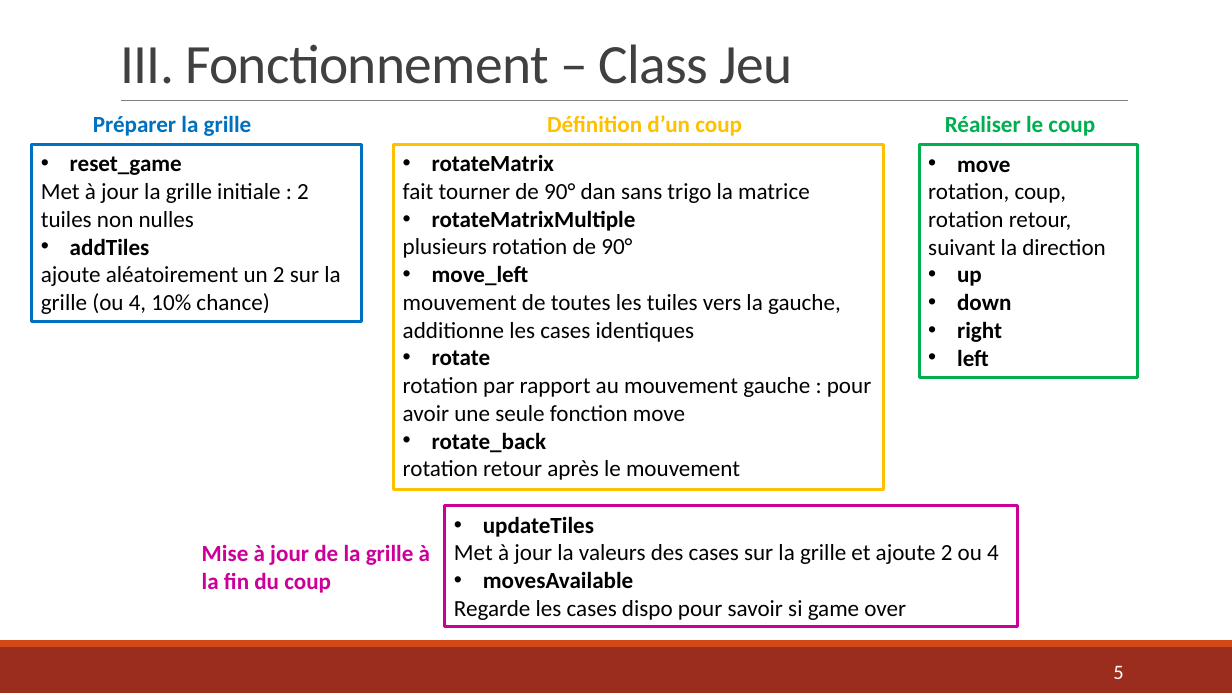
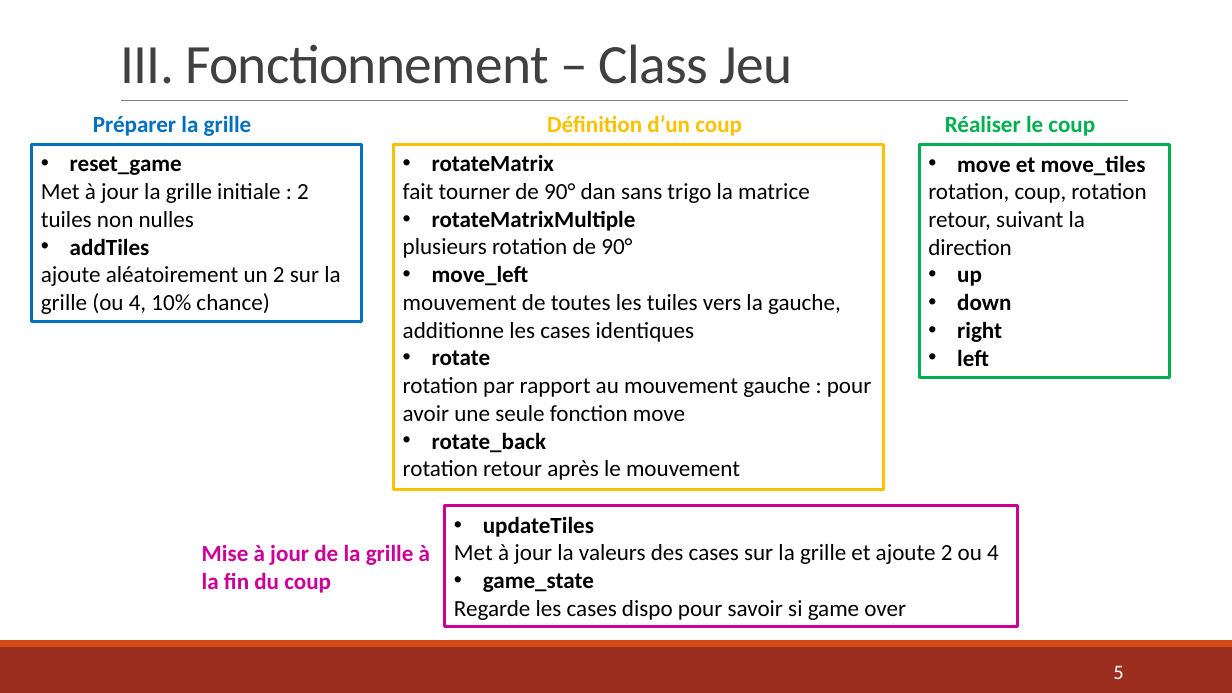
Before and after one commit to AlexandraDarco/prog_2048, a slide deck: slide 5 of Projet Info – Jeu 2048.pptx. Drawn at 1232x693 pixels with LibreOffice and Linux fonts; fonts in the diff are those of the drawing. Boxes give left, top, right and bottom in pixels: in the first picture for what was removed or moved away, otherwise in the second. Text is boxed around its words. In the diff, an @@ line names an element or a change of style, - is before the commit and + after.

```diff
--- a/Projet Info – Jeu 2048.pptx
+++ b/Projet Info – Jeu 2048.pptx
@@ rectangle "move et move_tiles": place and size @@
-rectangle "move et move_tiles" at (920, 144, 1138, 377)
+rectangle "move et move_tiles" at (920, 144, 1170, 377)
@@ text in rectangle at (957, 155, 1146, 176): text changed @@
-• move
+• move et move_tiles
@@ text in rectangle at (483, 573, 594, 592): text changed @@
-• movesAvailable
+• game_state
```
Also in this commit, not shown: 2 other slides changed, 2 other files.
